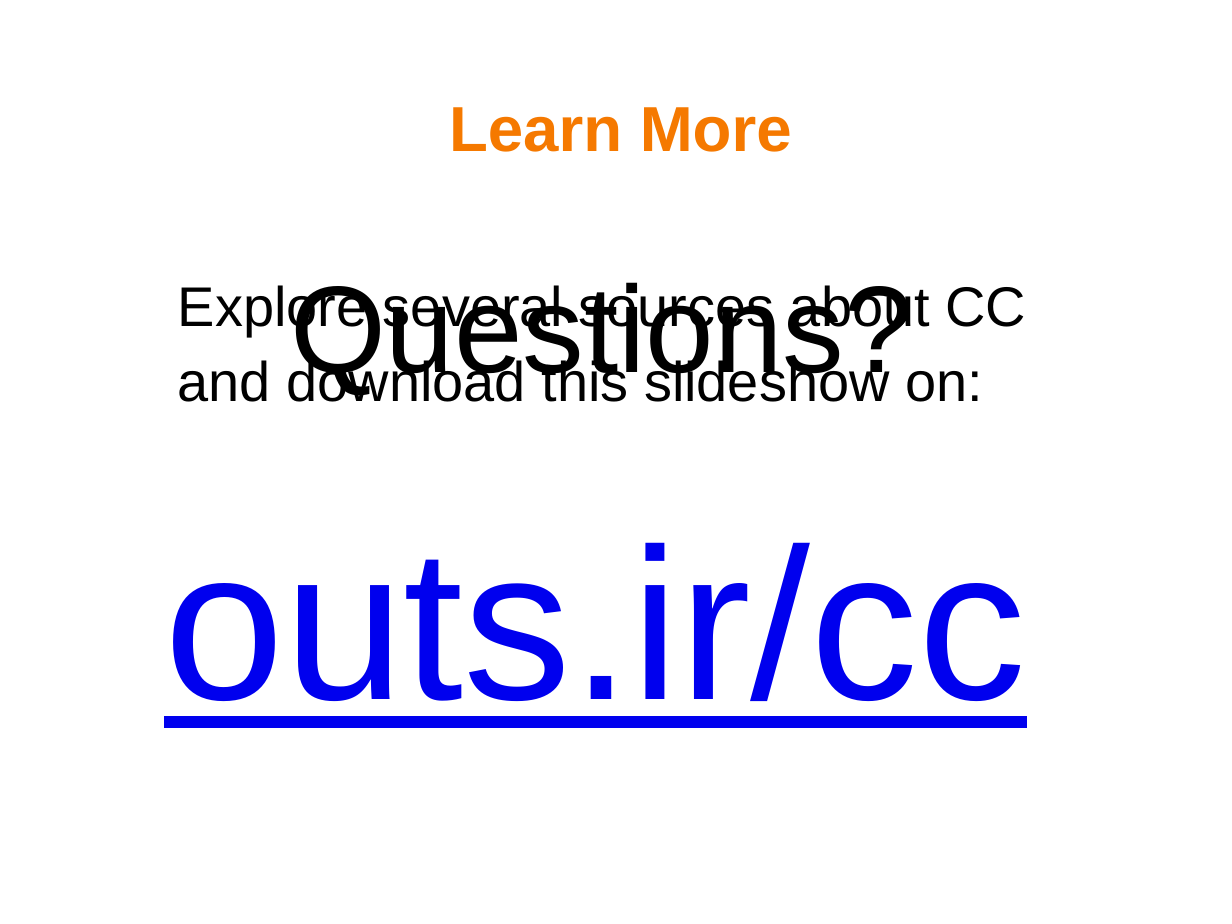
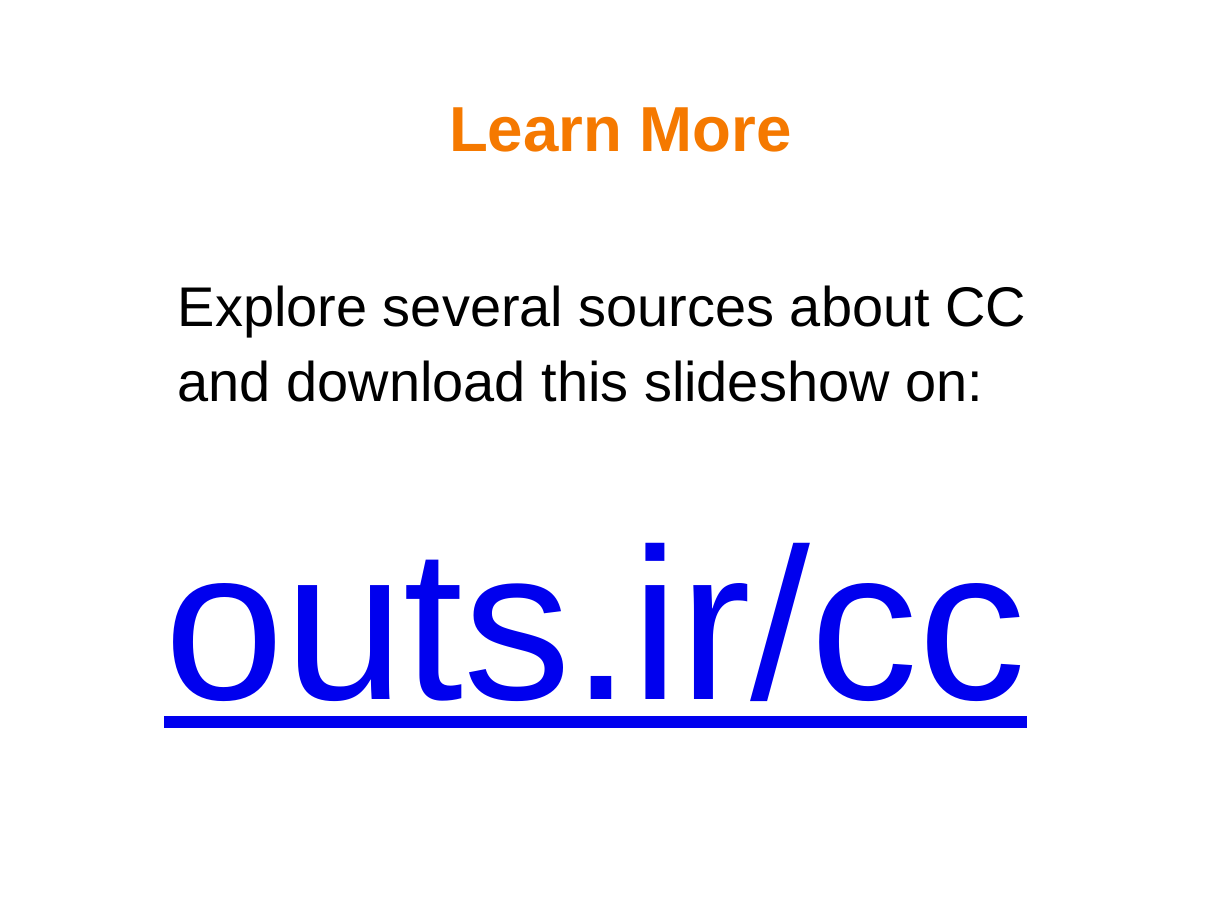
Before and after one commit to mohsend/know-creativecommons, a slide deck: slide 17 of know-cc-slideshow.odp (slide 15 before the commit). Drawn at 1232x924 pixels with LibreOffice and Linux fonts; fonts in the diff are those of the drawing; background and template pictures are left out. Boxes give left, top, right and bottom in pixels: in the first picture for what was removed or moved away, otherwise in the second. Text is boxed around its words. In the diff, an @@ line names an element or a change of style, - is before the commit and + after.

```diff
--- a/know-cc-slideshow.odp
+++ b/know-cc-slideshow.odp
@@ text removed at (290, 282, 913, 394) @@
-Questions?
```
Also in this commit, not shown: 3 slides added, 2 other files.
